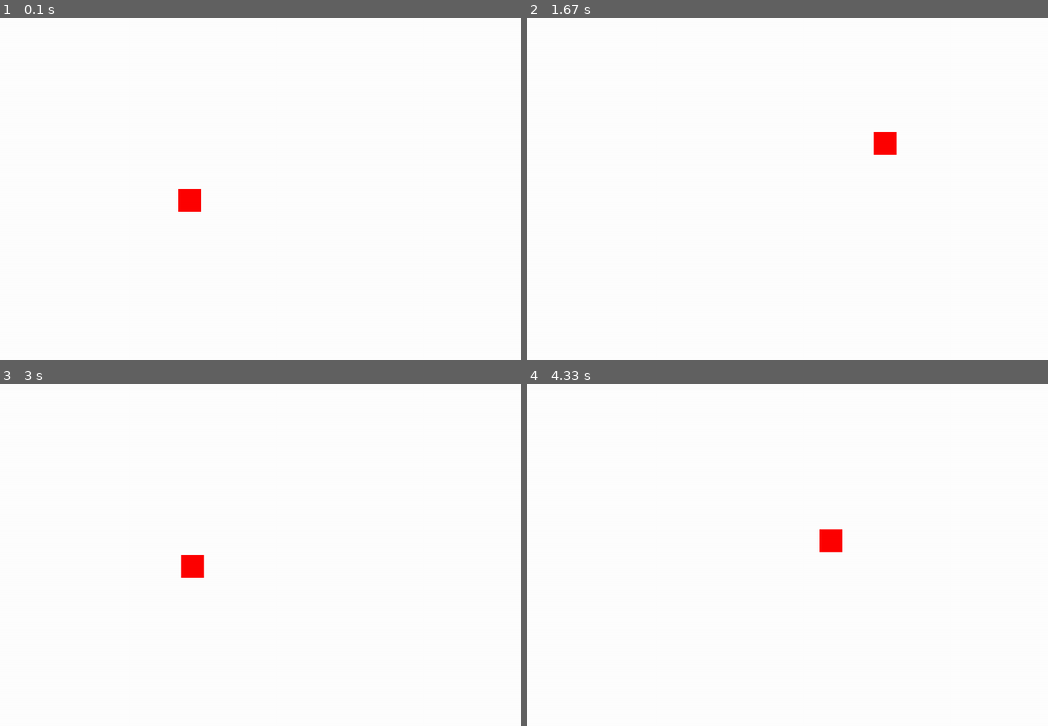
Above: before the commit, frames 1-4 (two rows, left to right).
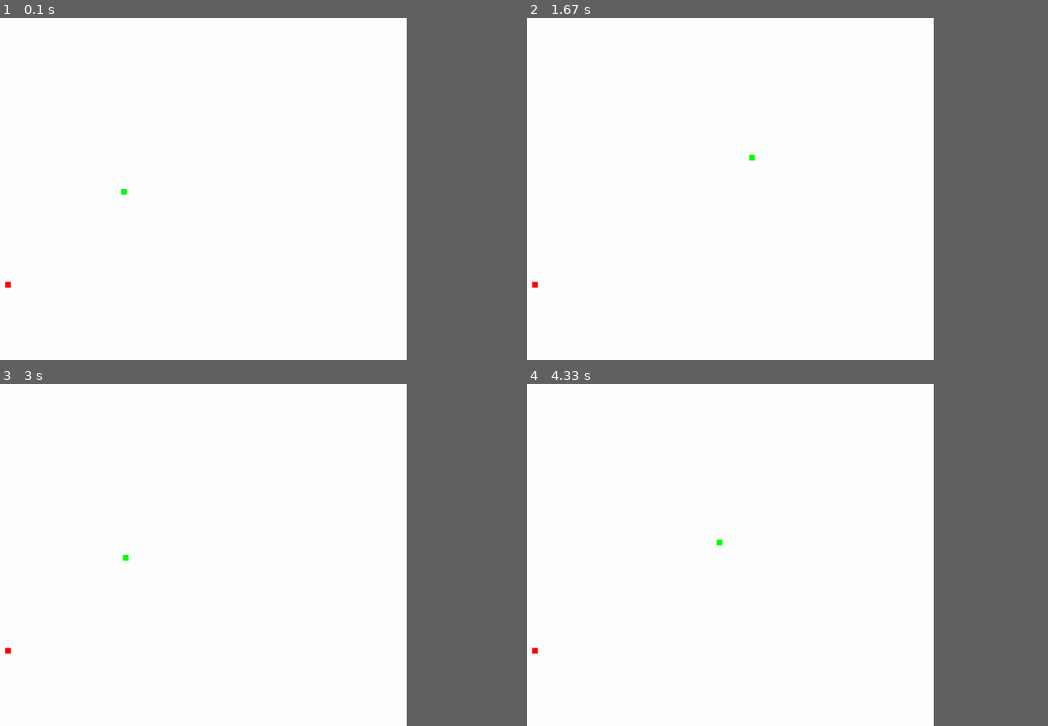
Above: after the commit, the same moments.

Repository: aniTech-addict/snake_pygame
Game: pygame game, started from snake.py
Two runs of this game, one before a commit and one after it. Both use one fixed random seed, a clock stepped at 60 frames per second and the inputs below.
Inputs:
- Up to frame 1 (0.1 s): no input
- Up to frame 2 (1.67 s): hold D 0.33-0.8 s; hold W 0.83-1.13 s; hold D 1.17-1.63 s
- Up to frame 3 (3 s): hold A 1.67-2.2 s; hold S 2.23-2.53 s; hold A 2.57-2.97 s
- Up to frame 4 (4.33 s): hold W 3-3.37 s; hold D 3.4-4.03 s; hold S from 4.07 s (still down)
In our replay, the window is 900x450 before the commit and 750x450 after it. These sizes can differ from the game's own. Grey fills any space a smaller window leaves; there, only what the larger window draws over its background counts as a difference.

The runs differ from the first frame. In frame 1, 0.3% of the frame differs, in the area x 0-39%, y 50-79%; in frame 2, 0.3%, in the area x 0-72%, y 33-79%; in frame 3, 0.3%; in frame 4, 0.3%.

Commit message:
Food & Score introduction in Game

Diff:
--- a/snake.py
+++ b/snake.py
@@ -1,32 +1,50 @@
 import pygame
+import random
+
 x = pygame.init()
 
-VELOCITY = 5
+VELOCITY = 3
+SIZE = 10
 
 velocity_x = 0
 velocity_y = 0
 #Game Display Window
-gameWindow = pygame.display.set_mode((1200, 600))
+gameWindow = pygame.display.set_mode((1000, 600))
 clock = pygame.time.Clock()
-pygame.display.set_caption("Flappy Bird")
+pygame.display.set_caption("Snake Game")
 
 car_pos = pygame.Vector2(gameWindow.get_width() / 2, gameWindow.get_height() / 2)
+food_pos = pygame.Vector2(random.randint(10, int(gameWindow.get_width() -100 )),
+                              random.randint(10, int(gameWindow.get_height()-100)))
 dt = 0
 
 #Game tracking variables
 exit_game = False
 game_over = False
+score = 0
 
 
 while not exit_game:
     for event in pygame.event.get():
-        print(event)
         if event.type == pygame.QUIT:
             exit_game = True
 
     gameWindow.fill("white")
 
-    pygame.draw.rect(gameWindow,"red",[car_pos.x,car_pos.y,40,40],40)
+    pygame.draw.rect(gameWindow,"green",[car_pos.x,car_pos.y,SIZE,SIZE],SIZE)
+    pygame.draw.rect(gameWindow,"red",[food_pos.x,food_pos.y,SIZE,SIZE],SIZE)
+
+    #Food Creation
+
+    if abs( (car_pos.x - food_pos.x < 2) and (car_pos.y - food_pos.y < 2) ):
+        print("car_pos: ",car_pos.x, car_pos.y)
+        print("food_pos: ",food_pos.x, food_pos.y)
+        food_pos = pygame.Vector2(random.randint(20, int(gameWindow.get_width() -100)),random.randint(20, int(gameWindow.get_height() -100)))
+        pygame.draw.rect(gameWindow, "red", [food_pos.x, food_pos.y, SIZE, SIZE], SIZE)
+        print("Score : ", score)
+        score += 1
+
+
 
     border_x = gameWindow.get_width()
     border_y = gameWindow.get_height()
@@ -36,30 +54,30 @@
     player_speed = 250 * dt
 
     if keys[pygame.K_w]:
-        velocity_y = -5
+        velocity_y = -VELOCITY
         velocity_x = 0
 
     if keys[pygame.K_s]:
-        velocity_y = 5
+        velocity_y = VELOCITY
         velocity_x = 0
 
     if keys[pygame.K_a]:
-        velocity_x = -5
+        velocity_x = -VELOCITY
         velocity_y = 0
 
     if keys[pygame.K_d]:
-        velocity_x = 5
+        velocity_x = VELOCITY
         velocity_y = 0
 
 
     car_pos.x += velocity_x
     car_pos.y += velocity_y
 
+
     pygame.display.flip()
 
-    dt = clock.tick(60)/1000
+    dt = clock.tick(60)
 
 
 pygame.quit()
 quit()
-exit()
